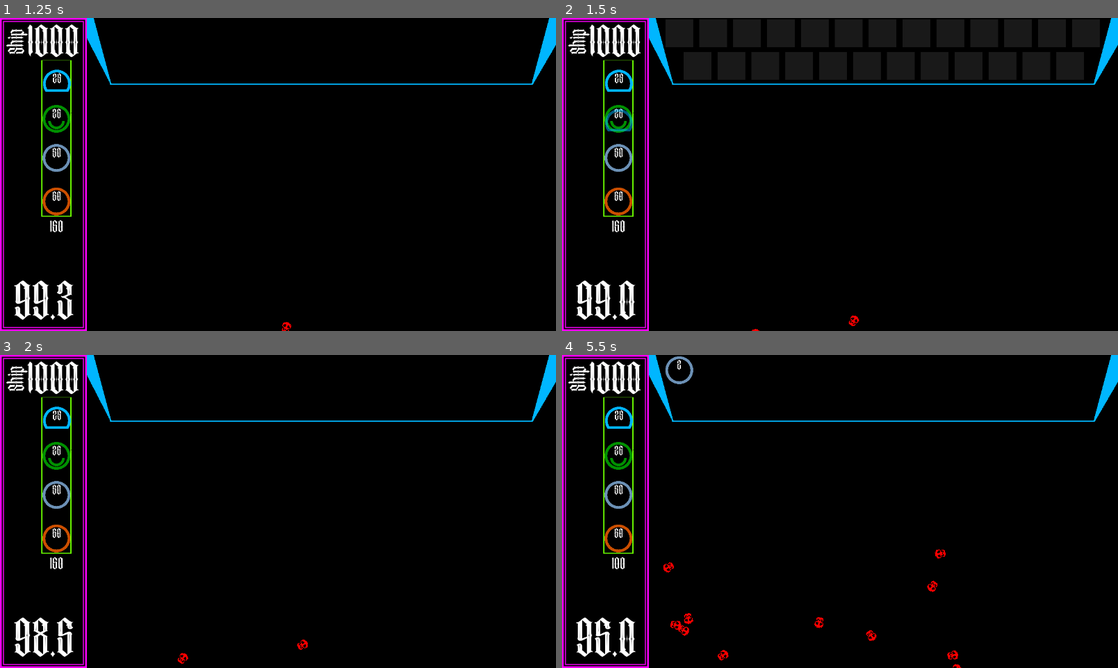
Above: before the commit, frames 1-4 (two rows, left to right).
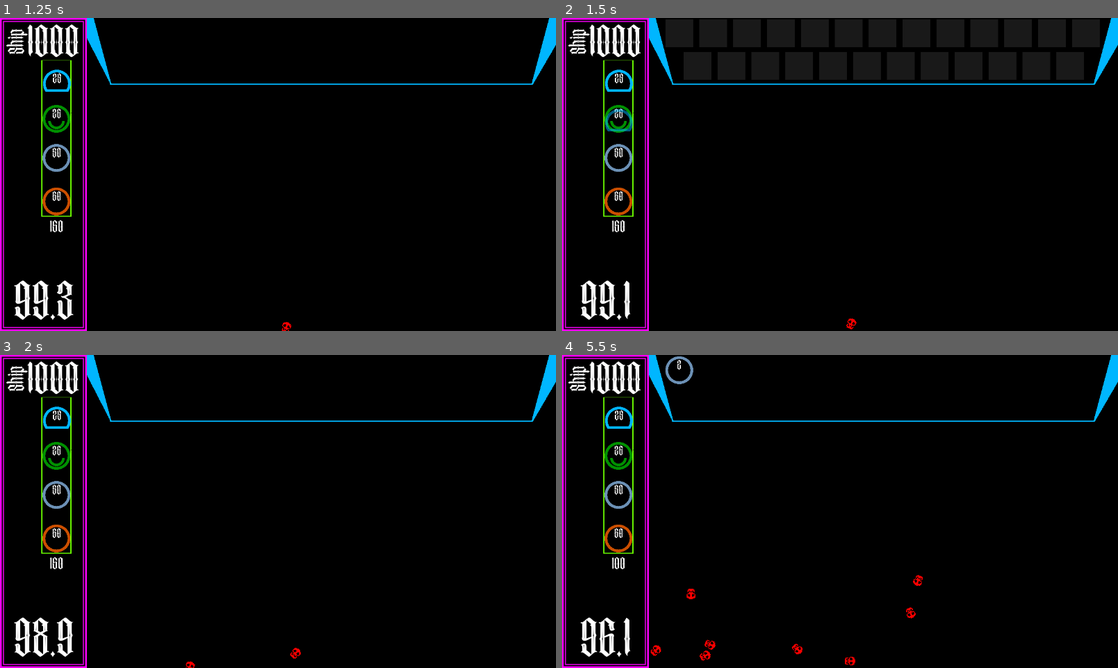
Above: after the commit, the same moments.

Repository: jwant/nefe
Game: Godot game, scene res://entities/utilities/no_escape_from_earth.tscn
Two runs of this game, one before a commit and one after it. Both use one fixed random seed, a clock stepped at 60 frames per second and the inputs below.
Inputs (mouse positions are in pixels of both pictures, inside the frame that each line leads up to):
- Up to frame 1 (1.25 s): tap Space (pause) at 0.5 s; move the mouse to (400, 158) at 0.52 s; click (400, 158) at 0.6 s
- Up to frame 2 (1.5 s): drag from (617, 83) to (617, 202) at 1.27 s
- Up to frame 3 (2 s): no input
- Up to frame 4 (5.5 s): move the mouse to (617, 455) at 2.02 s; click (617, 455) at 2.1 s; drag from (617, 539) to (617, 455) at 2.77 s; drag from (617, 495) to (678, 370) at 3.52 s; drag from (678, 370) to (617, 539) at 4.27 s; move the mouse to (712, 370) at 5.02 s; click (712, 370) at 5.1 s

Frame 1 is identical in both runs. In frame 2, 1.0% of the frame differs, in the area x 2-54%, y 83-100%; in frame 3, 0.2%; in frame 4, 1.7%, in the area x 2-72%, y 62-100%.

Commit message:
feat: build slowdown

Diff:
--- a/entities/utilities/game_manager/game_manager.gd
+++ b/entities/utilities/game_manager/game_manager.gd
@@ -13,6 +13,10 @@
 var energy = STARTING_ENERGY
 var ship_health = STARTING_HEALTH
 
+func _ready():
+	GameManager.enter_build.connect(func(): Engine.time_scale = .25)
+	GameManager.exit_build.connect(func(): Engine.time_scale = 1)
+
 func _process(_delta):
 	if Input.is_action_just_pressed("refresh"):
 		reset_game()
